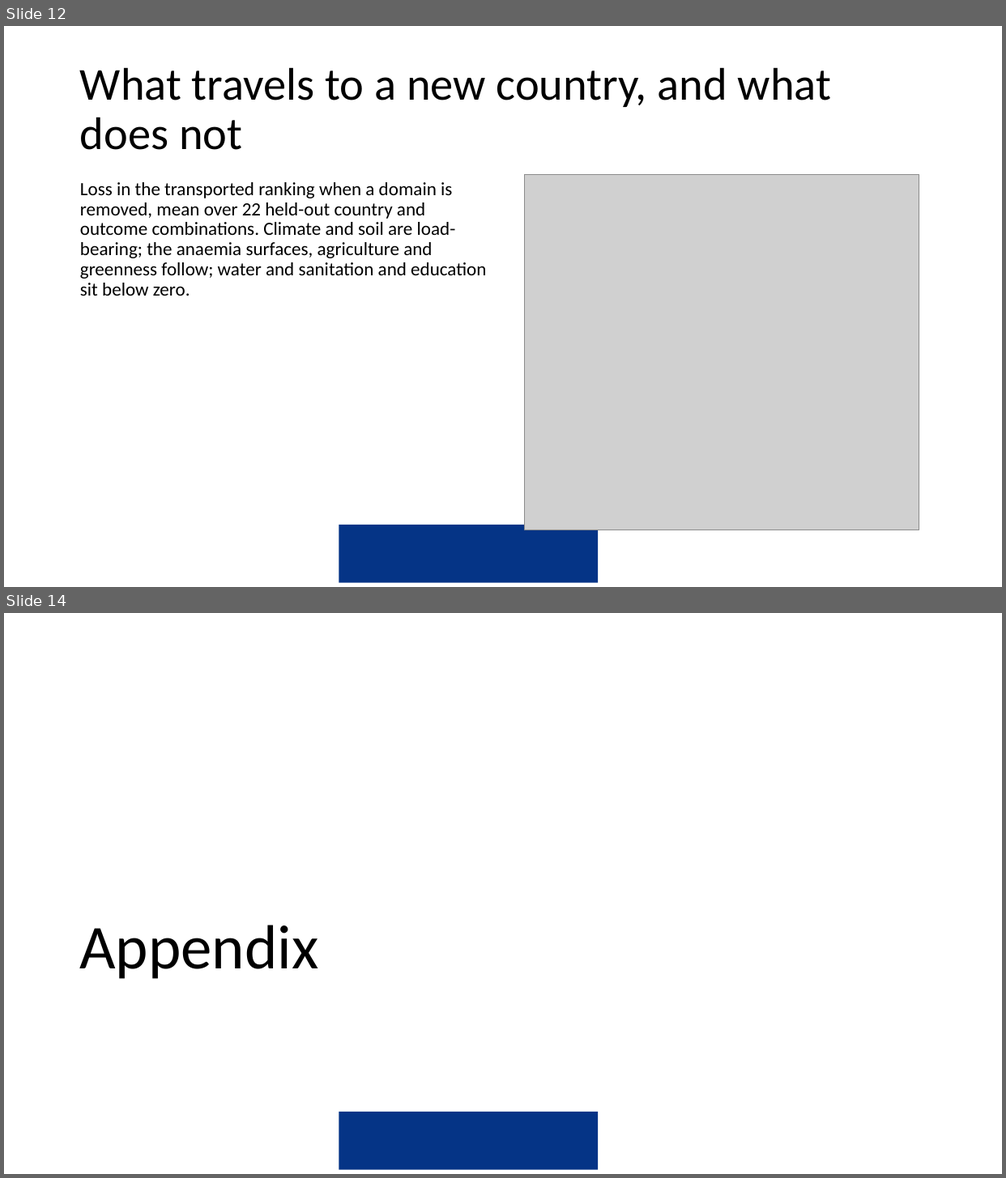
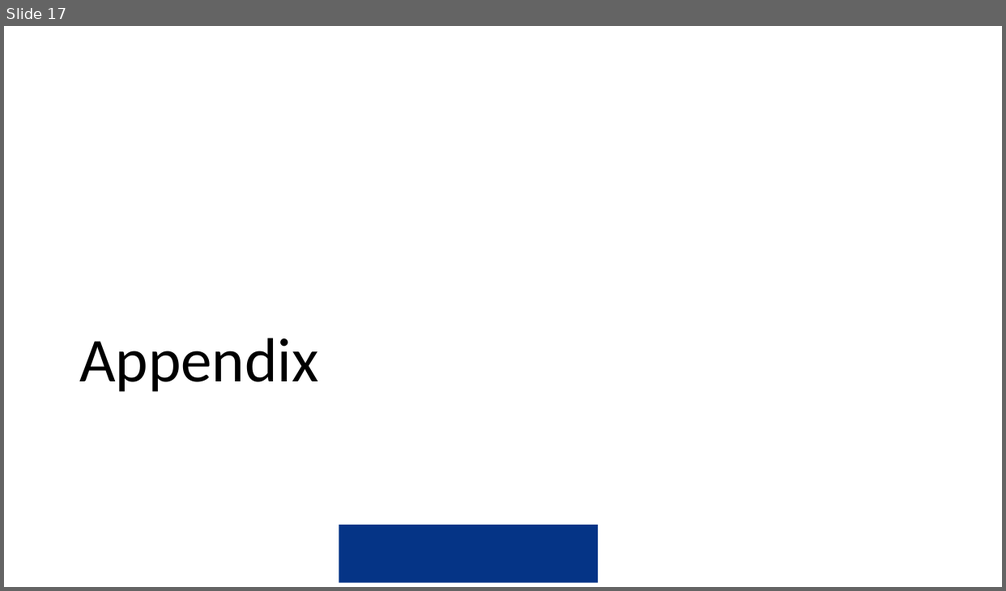
Before and after one commit to amertens/mn-prediction, a slide deck: docs/slides/MN-proxy-data-sources-2026-09.pptx. Shown one above the other, each under a label of ours: slides 12 and 14 before the commit, slide 17 after it; the slides between them are not shown. The pictures are 1006x1178 and 1006x591 pixels, drawn with LibreOffice and Linux fonts; fonts in the diff are those of the drawing; grey boxes stand for pictures; background and template pictures are left out. Boxes give left, top, right and bottom in pixels: in the first picture for what was removed or moved away, otherwise in the second. Text is boxed around its words. In the diff, an @@ line names an element or a change of style, - is before the commit and + after.

```diff
--- a/docs/slides/MN-proxy-data-sources-2026-09.pptx
+++ b/docs/slides/MN-proxy-data-sources-2026-09.pptx
@@ slide 12 removed at [4, 26, 1002, 587], background #FFFFFF; not listed: 1 template element that a slide beside it also shows @@
@@ title removed at [80, 67, 831, 150] @@
-What travels to a new country, and what does not
@@ text removed at [80, 182, 486, 296] @@
-Loss in the transported ranking when a domain is removed, mean over 22 held-out country and outcome combinations. Climate and soil are load-bearing; the anaemia surfaces, agriculture and greenness follow; water and sanitation and education sit below zero.
@@ picture removed at [525, 175, 918, 531] @@
@@ what was slide 14 is now slide 17 @@
```
Also in this commit, not shown: 9 slides changed, 10 slides added, 7 other slides removed, 36 other files.
